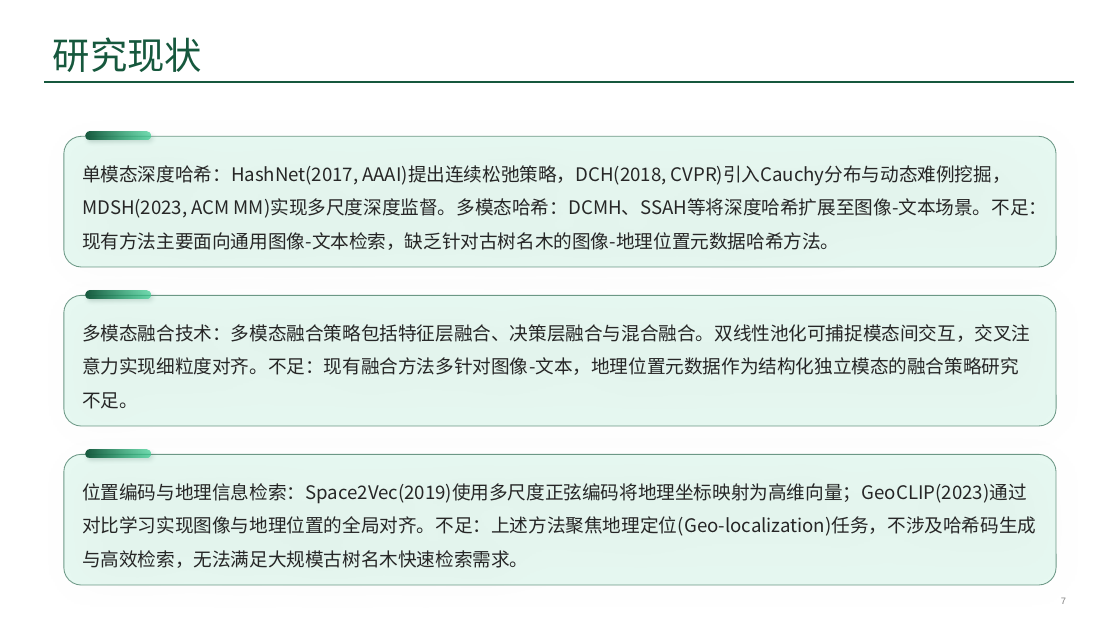
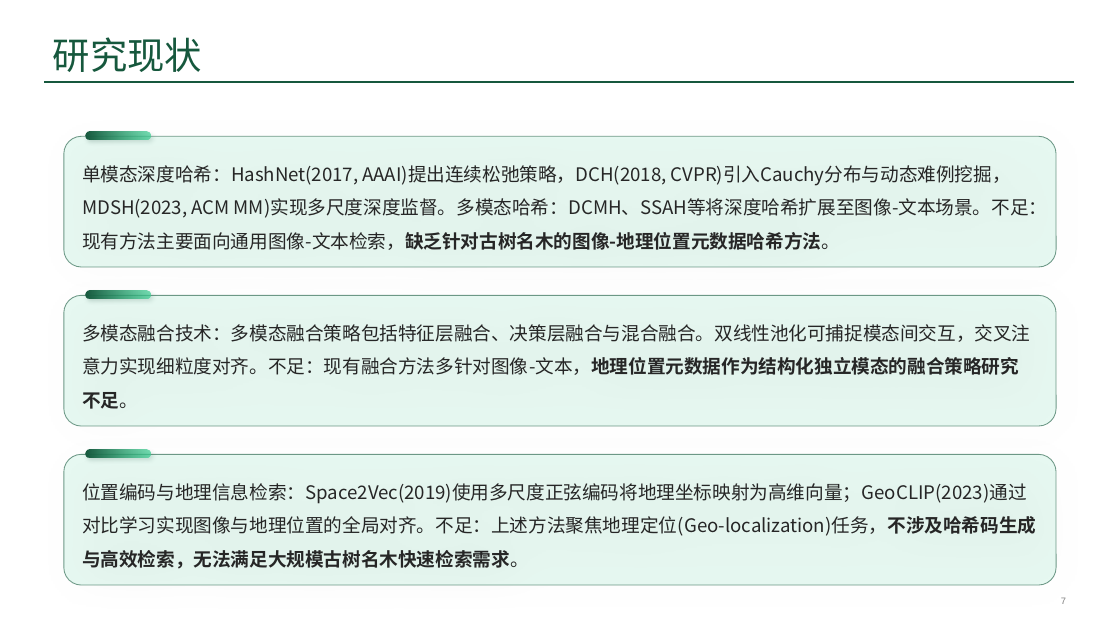
Before and after one commit to ssl1995/imooc-wiki, a slide deck: slide 7 of word/答辩/99-答辩准备/5200090_宋声林_答辩PPT.pptx. Drawn at 1120x630 pixels with LibreOffice and Linux fonts; fonts in the diff are those of the drawing; background and template pictures are left out. Boxes give left, top, right and bottom in pixels: in the first picture for what was removed or moved away, otherwise in the second. Text is boxed around its words. In the diff, an @@ line names an element or a change of style, - is before the commit and + after.

```diff
--- a/word/答辩/99-答辩准备/5200090_宋声林_答辩PPT.pptx
+++ b/word/答辩/99-答辩准备/5200090_宋声林_答辩PPT.pptx
@@ rounded rectangle "单模态深度哈希：HashNet(2017, AAAI)提出连续松弛策略，DCH(2018, CVPR)引入Cauchy分 ..." at (64, 136, 1056, 267): bold on in "MM)实现多尺度深度监督。多模态哈希：DCMH、SSAH等将深度哈希扩展至图像-文本场景。不足：现有方法主要面向通用图像 ..." @@
@@ rounded rectangle "多模态融合技术：多模态融合策略包括特征层融合、决策层融合与混合融合。双线性池化可捕捉模态间交互，交叉注意力实现细粒度对齐 ..." at (64, 296, 1056, 427): bold on in "多模态融合技术：多模态融合策略包括特征层融合、决策层融合与混合融合。双线性池化可捕捉模态间交互，交叉注意力实现细粒度对齐 ..." @@
@@ rounded rectangle "位置编码与地理信息检索：Space2Vec(2019)使用多尺度正弦编码将地理坐标映射为高维向量；GeoCLIP(202 ..." at (64, 455, 1056, 586): bold on in "位置编码与地理信息检索：Space2Vec(2019)使用多尺度正弦编码将地理坐标映射为高维向量；GeoCLIP(202 ..." @@
```
Also in this commit, not shown: 6 other slides changed, 9 other files.
